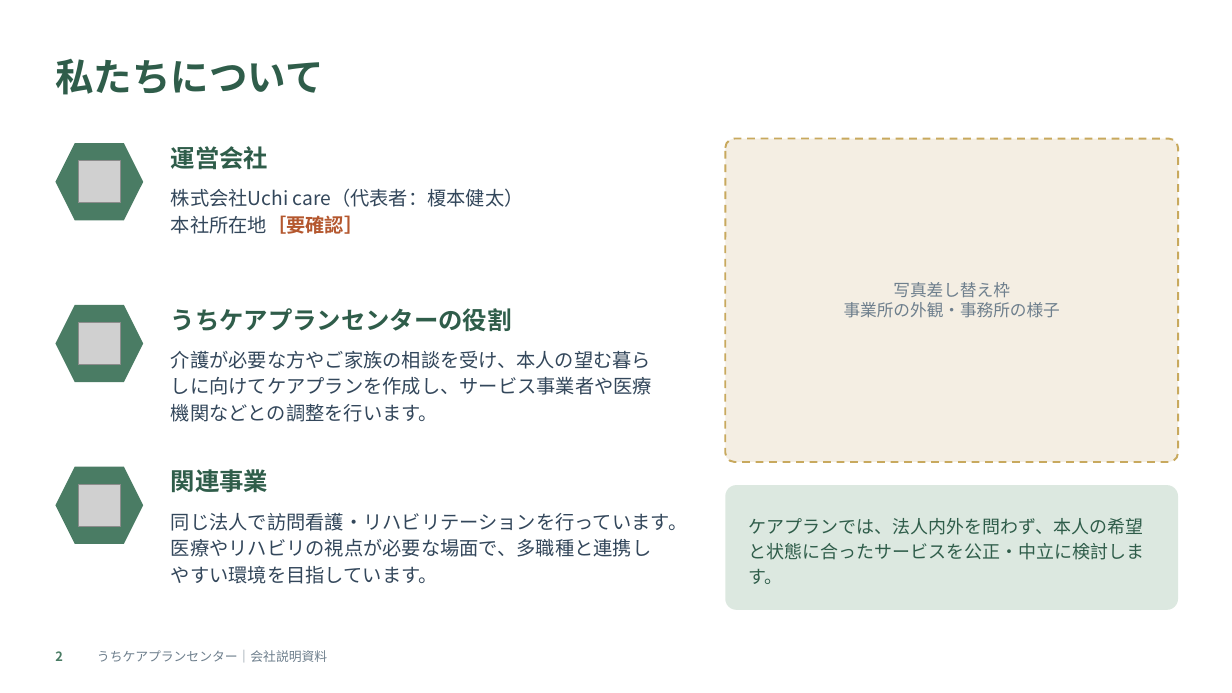
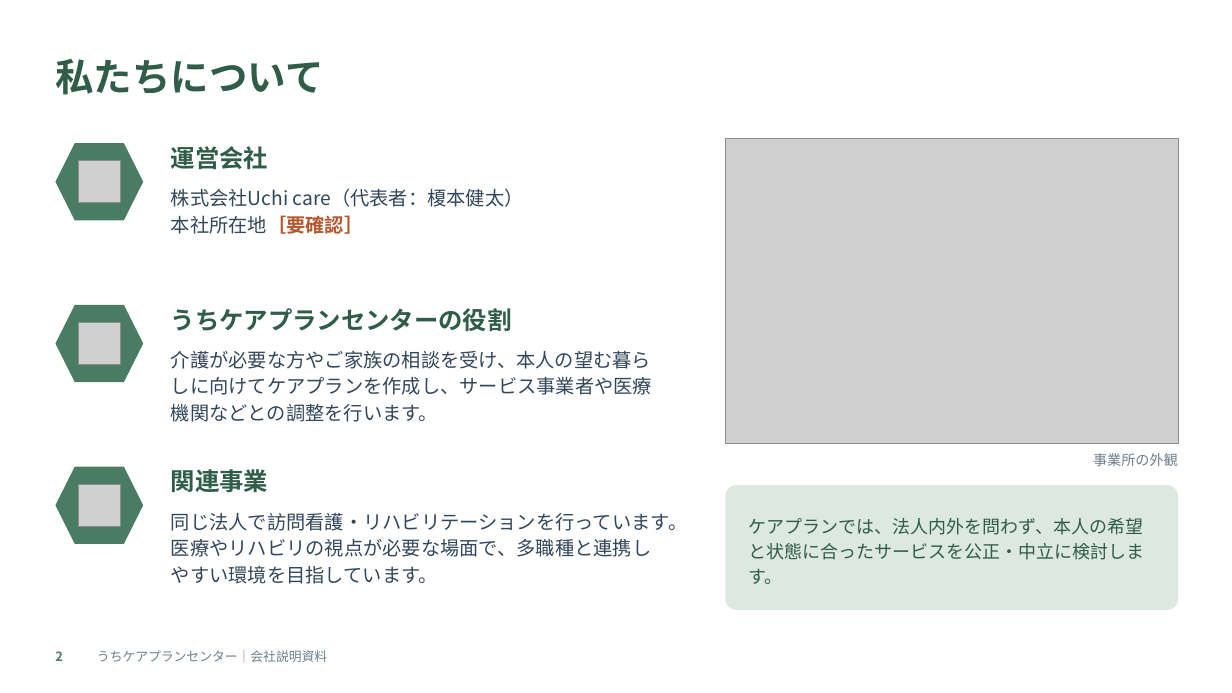
Before and after one commit to enomotokangocom-arch/UCHICARE, a slide deck: slide 2 of docs/recruiting/uchi-careplan-center_recruit-deck.pptx. Drawn at 1232x693 pixels with LibreOffice and Linux fonts; fonts in the diff are those of the drawing; grey boxes stand for pictures; background and template pictures are left out. Boxes give left, top, right and bottom in pixels: in the first picture for what was removed or moved away, otherwise in the second. Text is boxed around its words. In the diff, an @@ line names an element or a change of style, - is before the commit and + after.

```diff
--- a/docs/recruiting/uchi-careplan-center_recruit-deck.pptx
+++ b/docs/recruiting/uchi-careplan-center_recruit-deck.pptx
@@ rounded rectangle removed at <box>726,139,1178,462</box> @@
@@ picture added at <box>726,139,1178,444</box> @@
@@ text "事業所の外観" at <box>1093,453,1178,466</box>: vertical alignment middle to top @@
@@ text at <box>1093,453,1178,466</box>: text changed; size 13 to 11 pt @@
-写真差し替え枠
-事業所の外観・事務所の様子
+事業所の外観
```
Also in this commit, not shown: 2 other slides changed, 2 other files.
